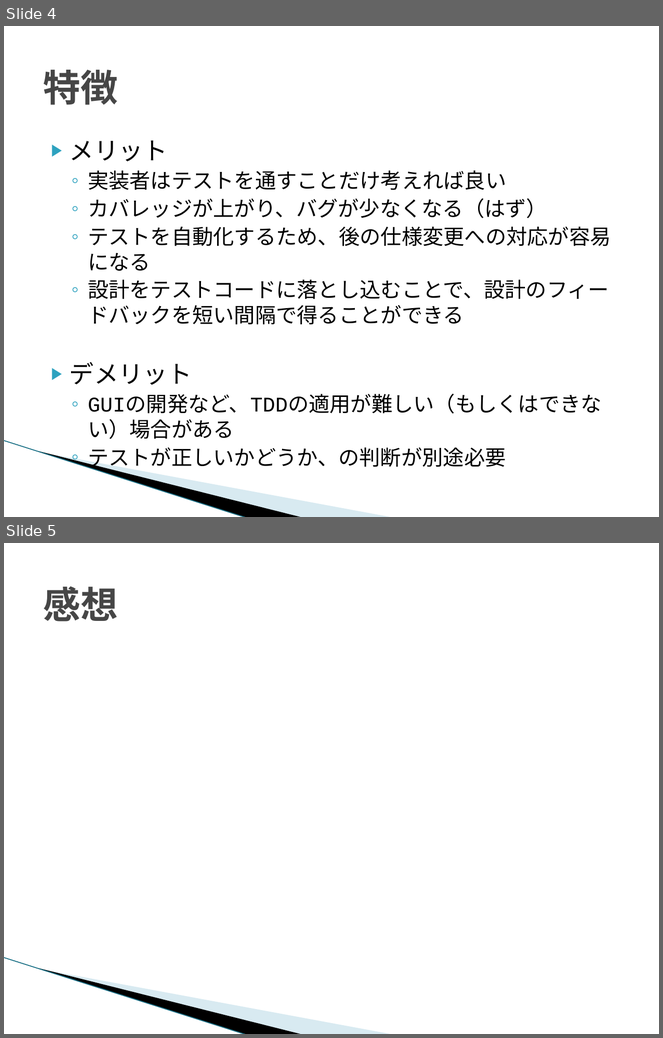
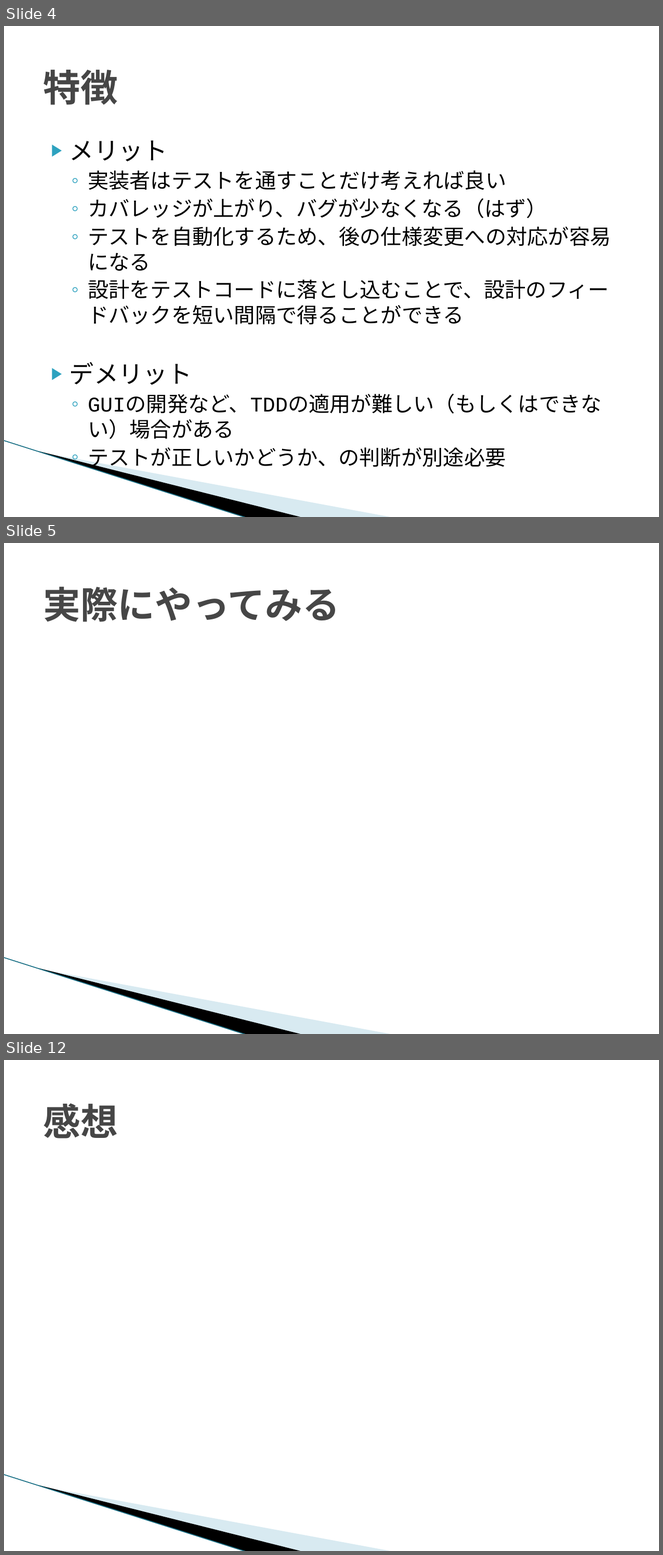
Before and after one commit to YAMADA-Yusuke/teck_talk, a slide deck: テスト駆動開発（TDD）.pptx. Shown one above the other, each under a label of ours: slides 4 and 5 before the commit, slides 4, 5 and 12 after it; the slides between them are not shown. The pictures are 663x1038 and 663x1555 pixels, drawn with LibreOffice and Linux fonts; fonts in the diff are those of the drawing; background and template pictures are left out. Boxes give left, top, right and bottom in pixels: in the first picture for what was removed or moved away, otherwise in the second. Text is boxed around its words. In the diff, an @@ line names an element or a change of style, - is before the commit and + after.

```diff
--- a/テスト駆動開発（TDD）.pptx
+++ b/テスト駆動開発（TDD）.pptx
@@ slide 5 added at [4,543,659,1034], background #FFFFFF; not listed: 3 template elements that a slide beside it also shows @@
@@ title added at [43,587,339,622], 41 pt, text #464646, bold @@
+実際にやってみる
@@ what was slide 5 is now slide 12 @@
```
Also in this commit, not shown: 1 slide changed, 6 other slides added.
